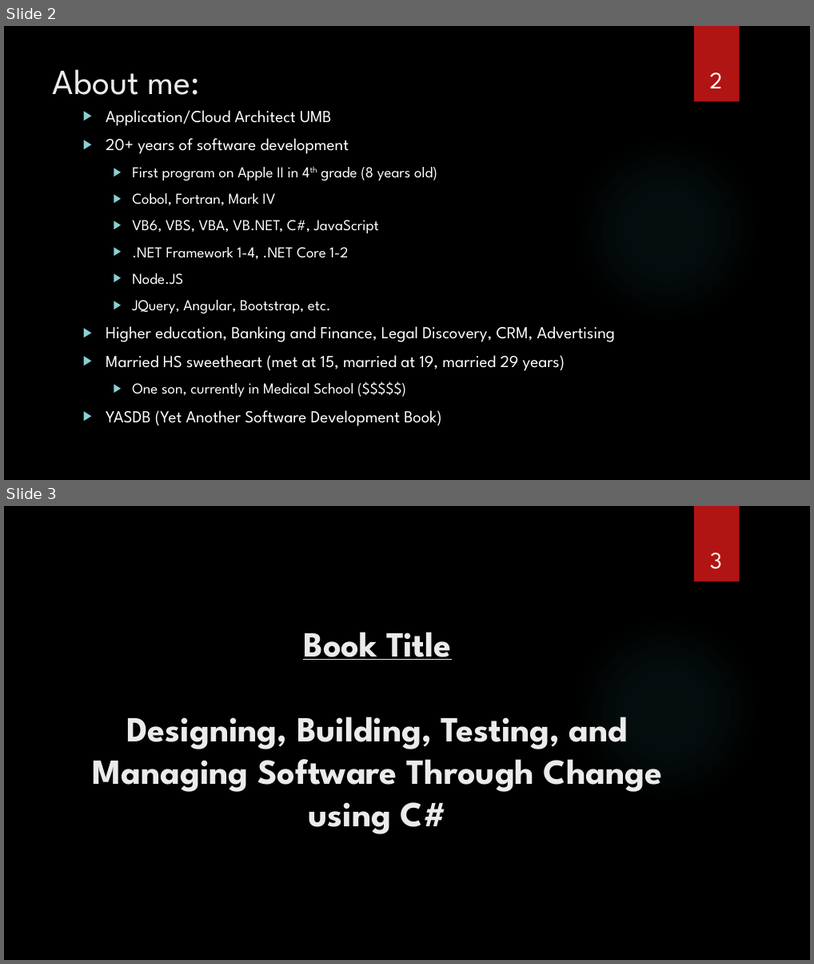
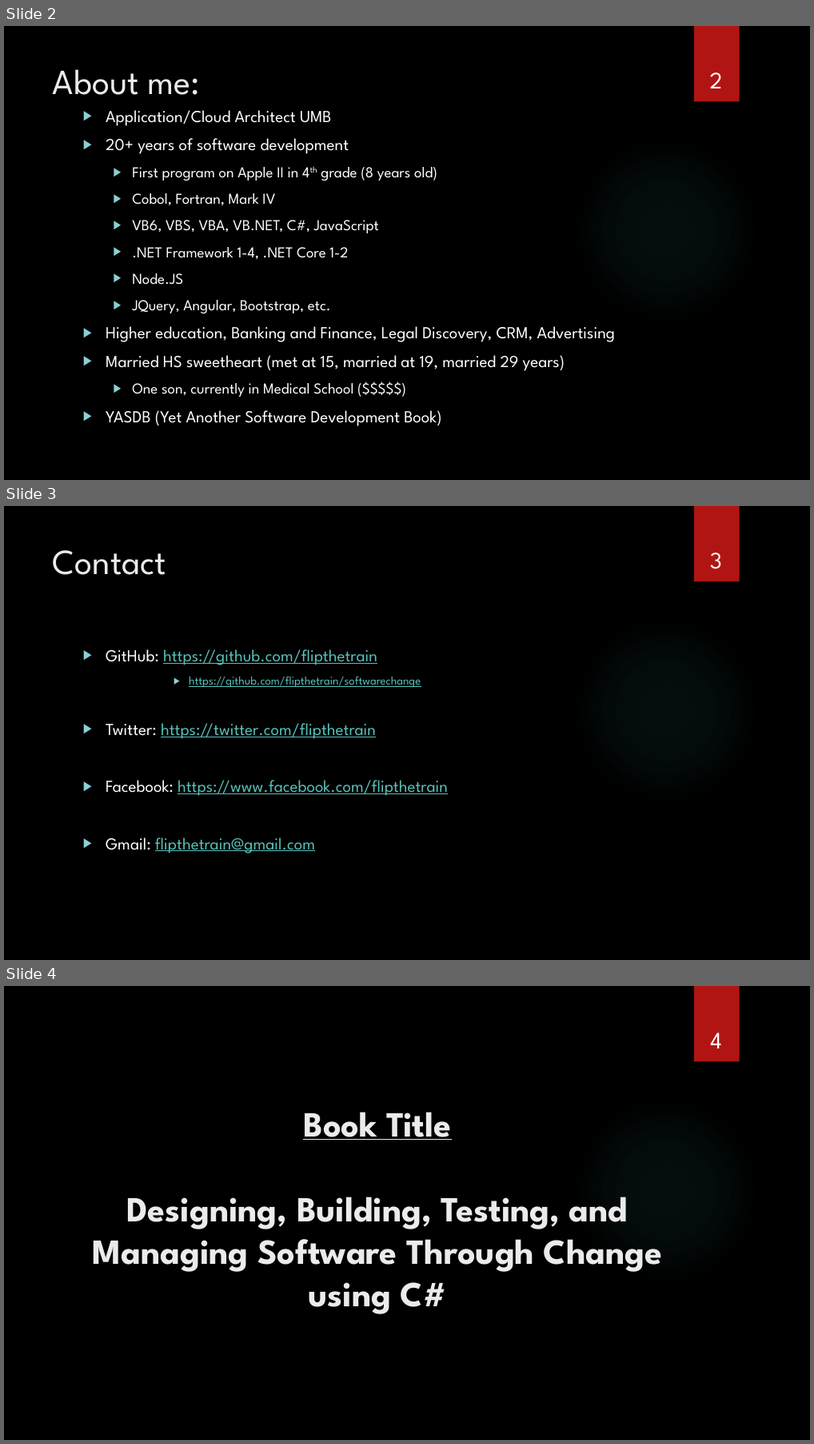
Before and after one commit to jbalman/SoftwareChange, a slide deck: Using DI and IOC - Mocking and Testing/Using DI and IOC - Mocking and Testing.pptx. Shown one above the other, each under a label of ours: slides 2 and 3 before the commit, slides 2, 3 and 4 after it. The pictures are 814x964 and 814x1444 pixels, drawn with LibreOffice and Linux fonts; fonts in the diff are those of the drawing; background and template pictures are left out. Boxes give left, top, right and bottom in pixels: in the first picture for what was removed or moved away, otherwise in the second. Text is boxed around its words. In the diff, an @@ line names an element or a change of style, - is before the commit and + after.

Commit message:
really finaly presentation

```diff
--- a/Using DI and IOC - Mocking and Testing/Using DI and IOC - Mocking and Testing.pptx
+++ b/Using DI and IOC - Mocking and Testing/Using DI and IOC - Mocking and Testing.pptx
@@ slide 3 added at (4, 506, 810, 960), background picture (left out); not listed: 2 template elements that a slide beside it also shows @@
@@ title added at (53, 550, 166, 575), 42 pt, text #EBEBEB @@
+Contact
@@ page number added at (710, 552, 722, 569), 28 pt, text #FFFFFF @@
+3
@@ text added at (106, 649, 448, 853), 20 pt, text #58C1BA, underline @@
+▶ GitHub: https://github.com/flipthetrain
+      ▶ https://github.com/flipthetrain/softwarechange
+▶ Twitter: https://twitter.com/flipthetrain
+▶ Facebook: https://www.facebook.com/flipthetrain
+▶ Gmail: flipthetrain@gmail.com
@@ what was slide 3 is now slide 4 @@
@@ page number at (710, 1032, 722, 1048): text changed @@
-3
+4
```
